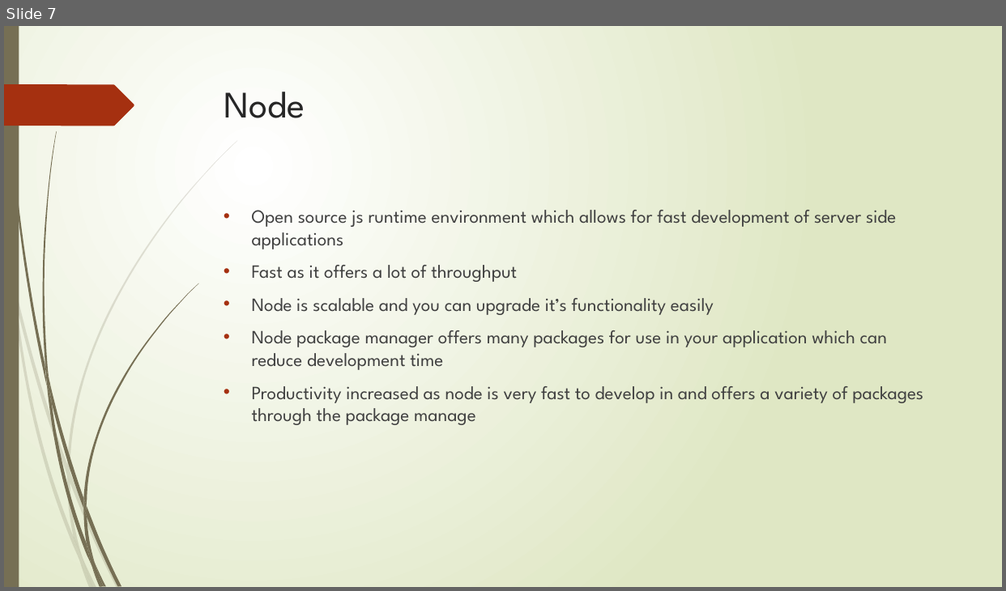
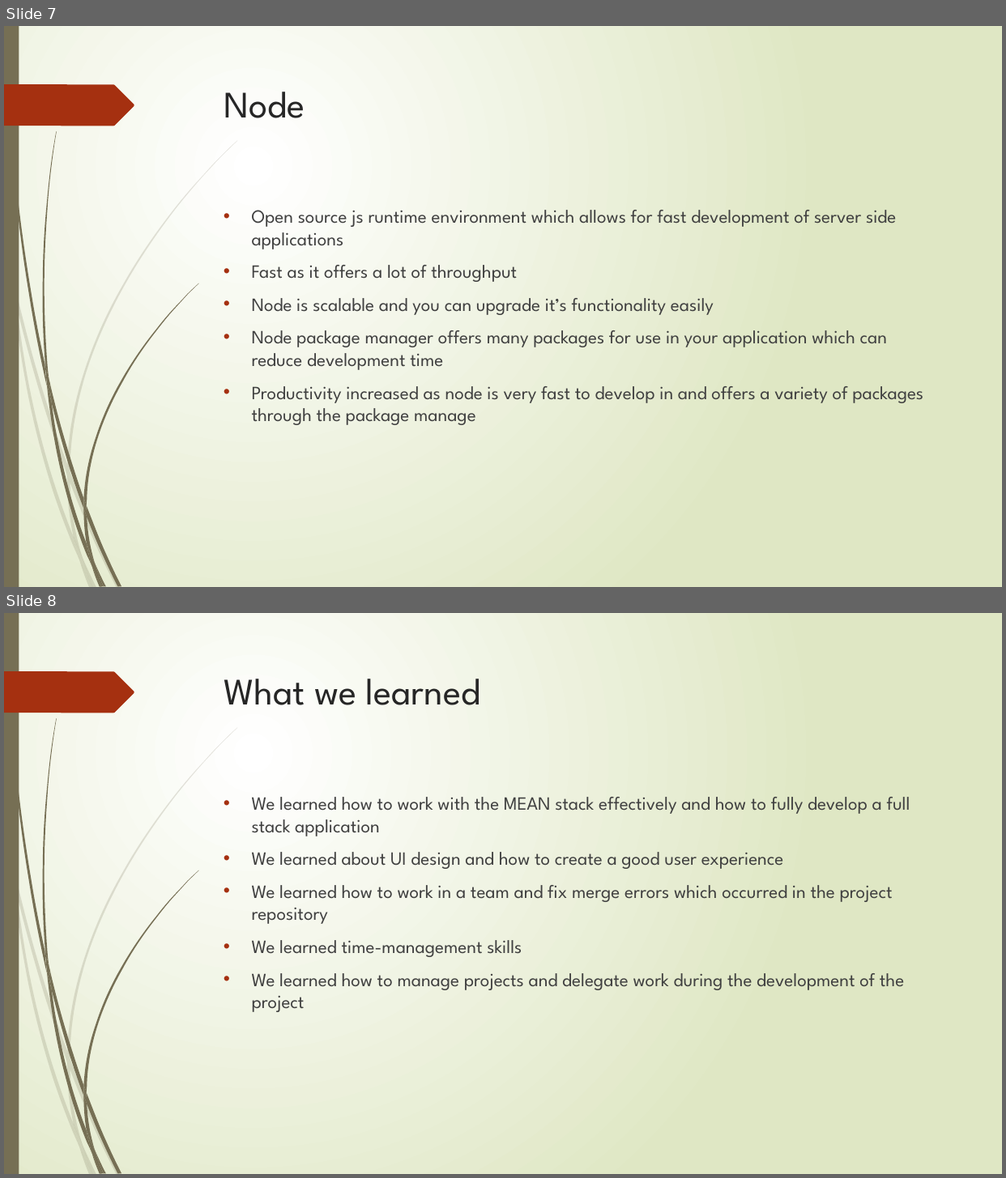
Before and after one commit to Ultan-Kearns/eCommerceApp, a slide deck: Presentation IT Professional.pptx. Shown one above the other, each under a label of ours: slide 7 before the commit, slides 7 and 8 after it. The pictures are 1006x591 and 1006x1178 pixels, drawn with LibreOffice and Linux fonts; fonts in the diff are those of the drawing. Boxes give left, top, right and bottom in pixels: in the first picture for what was removed or moved away, otherwise in the second. Text is boxed around its words. In the diff, an @@ line names an element or a change of style, - is before the commit and + after.

Commit message:
What we learned section of presentation
Finished the what we learned section of the project.

```diff
--- a/Presentation IT Professional.pptx
+++ b/Presentation IT Professional.pptx
@@ slide 8 added at box(4, 613, 1002, 1174), background gradient #FFFFFF to #DFE8C4; not listed: 24 template elements that a slide beside it also shows @@
@@ title added at box(224, 679, 480, 705), 36 pt, text #262626 @@
+What we learned
@@ text added at box(252, 797, 910, 1012), 18 pt, text #404040 @@
+• We learned how to work with the MEAN stack effectively and how to fully develop a full stack application
+• We learned about UI design and how to create a good user experience
+• We learned how to work in a team and fix merge errors which occurred in the project repository
+• We learned time-management skills
+• We learned how to manage projects and delegate work during the development of the project
```
Also in this commit, not shown: 3 other slides added.
